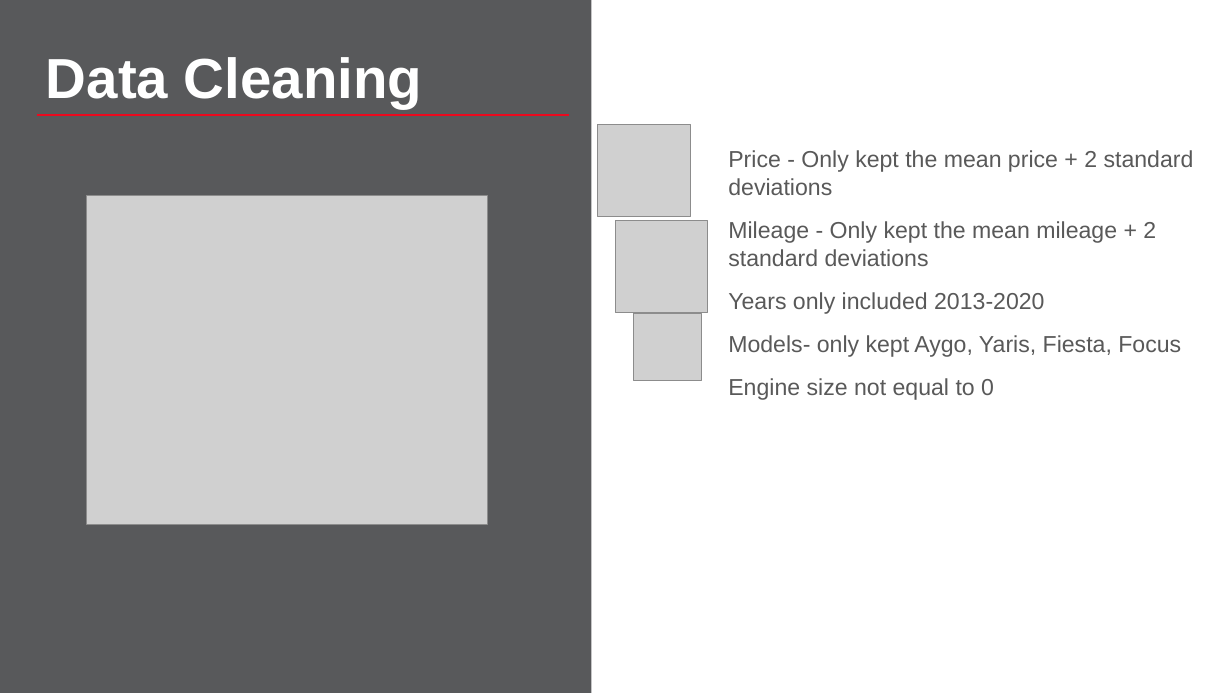
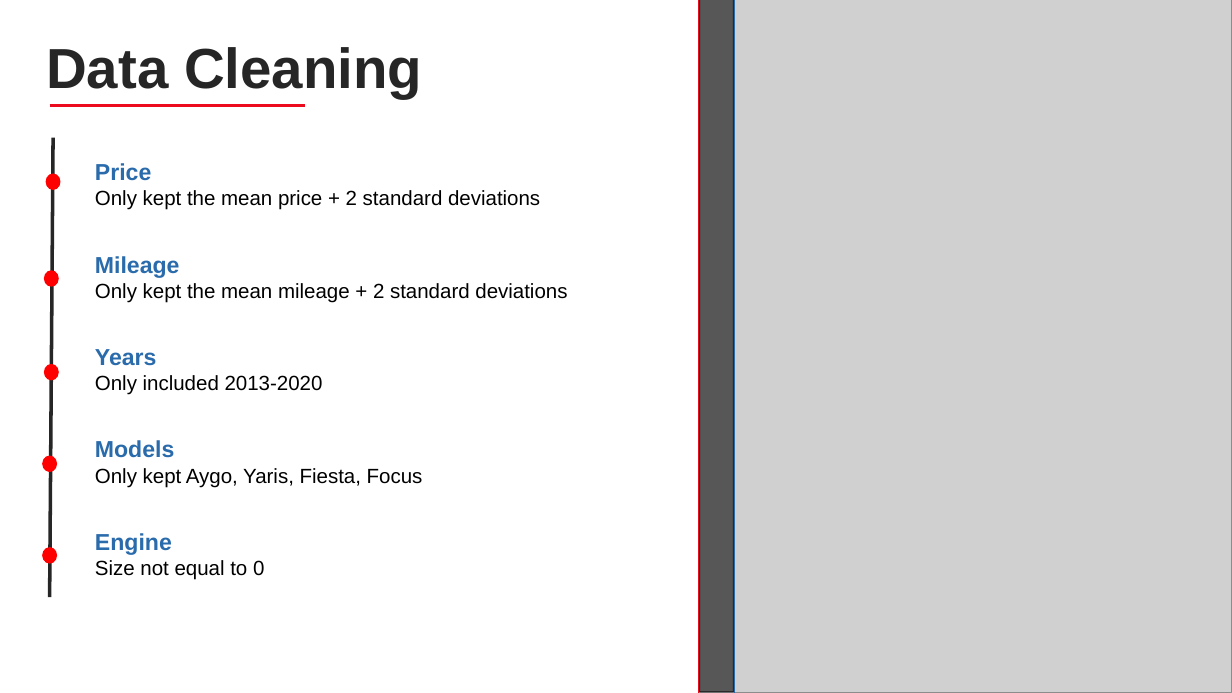
Before and after one commit to YarelyVargas/SMU_project1_Group2, a slide deck: slide 4 of Yarely-slides/SlideDeckGroup2.pptx. Drawn at 1232x693 pixels with LibreOffice and Linux fonts; fonts in the diff are those of the drawing; grey boxes stand for pictures; background and template pictures are left out. Boxes give left, top, right and bottom in pixels: in the first picture for what was removed or moved away, otherwise in the second. Text is boxed around its words. In the diff, an @@ line names an element or a change of style, - is before the commit and + after.

```diff
--- a/Yarely-slides/SlideDeckGroup2.pptx
+++ b/Yarely-slides/SlideDeckGroup2.pptx
@@ rectangle removed at (x1=0, y1=0, x2=592, y2=693) @@
@@ text "Data Cleaning" moved from (x1=46, y1=57, x2=422, y2=108) to (x1=46, y1=47, x2=422, y2=98) @@
@@ text "Data Cleaning" at (x1=46, y1=47, x2=422, y2=98): text colour #FFFFFF to #262626 @@
@@ line added from (699, 693) to (699, 0), #EB0A1E 0.5 pt @@
@@ rectangle added at (x1=700, y1=0, x2=734, y2=692), fill #000000 at 66% opacity, outline #000000 1 pt @@
@@ picture added at (x1=735, y1=0, x2=1232, y2=693) @@
@@ line added from (735, 693) to (735, 0), #2A6BAC 0.5 pt @@
@@ line moved from (37, 115) - (569, 115) to (50, 105) - (305, 105) @@
@@ line added from (53, 138) to (50, 597), #262626 2.75 pt @@
@@ picture removed at (x1=598, y1=124, x2=690, y2=216) @@
@@ ellipse added at (x1=46, y1=174, x2=60, y2=189), fill #FF0000, outline #FF0000 1 pt @@
@@ text at (x1=95, y1=163, x2=567, y2=580): text changed; size 18 to 16 pt; text colour #595959 to #000000 @@
-Price - Only kept the mean price + 2 standard deviations
-Mileage - Only kept the mean mileage + 2 standard deviations
-Years only included 2013-2020
-Models- only kept Aygo, Yaris, Fiesta, Focus
-Engine size not equal to 0
+Price
+Only kept the mean price + 2 standard deviations
+Mileage
+Only kept the mean mileage + 2 standard deviations
+Years
+Only included 2013-2020
+Models
+Only kept Aygo, Yaris, Fiesta, Focus
+Engine
+Size not equal to 0
@@ picture removed at (x1=87, y1=196, x2=487, y2=525) @@
@@ picture removed at (x1=616, y1=220, x2=708, y2=312) @@
@@ ellipse added at (x1=44, y1=271, x2=58, y2=286), fill #FF0000, outline #FF0000 1 pt @@
@@ picture removed at (x1=634, y1=313, x2=701, y2=381) @@
@@ ellipse added at (x1=44, y1=365, x2=58, y2=380), fill #FF0000, outline #FF0000 1 pt @@
@@ ellipse added at (x1=43, y1=457, x2=56, y2=471), fill #FF0000, outline #FF0000 1 pt @@
@@ ellipse added at (x1=43, y1=548, x2=56, y2=563), fill #FF0000, outline #FF0000 1 pt @@
```
Also in this commit, not shown: 5 other slides changed, 3 slides added, 6 slides removed.
